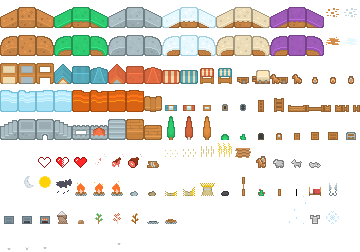
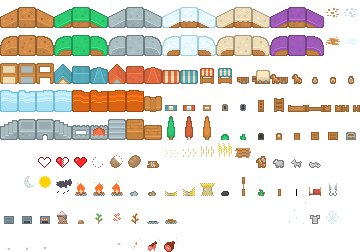
Revision of a layered 360×252 image; what changed, layer by layer:
pixels changed over [92, 154, 178, 252] (layer not identified)
